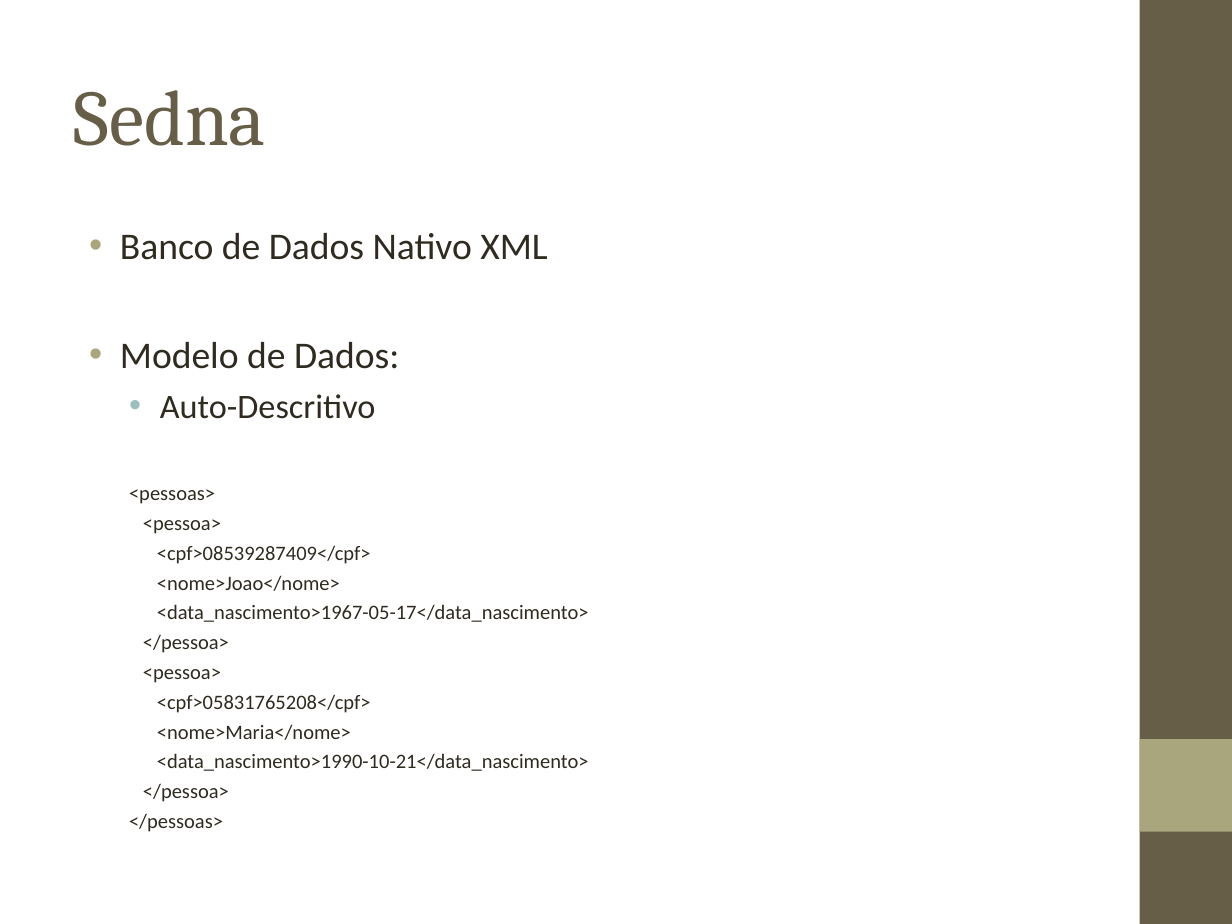
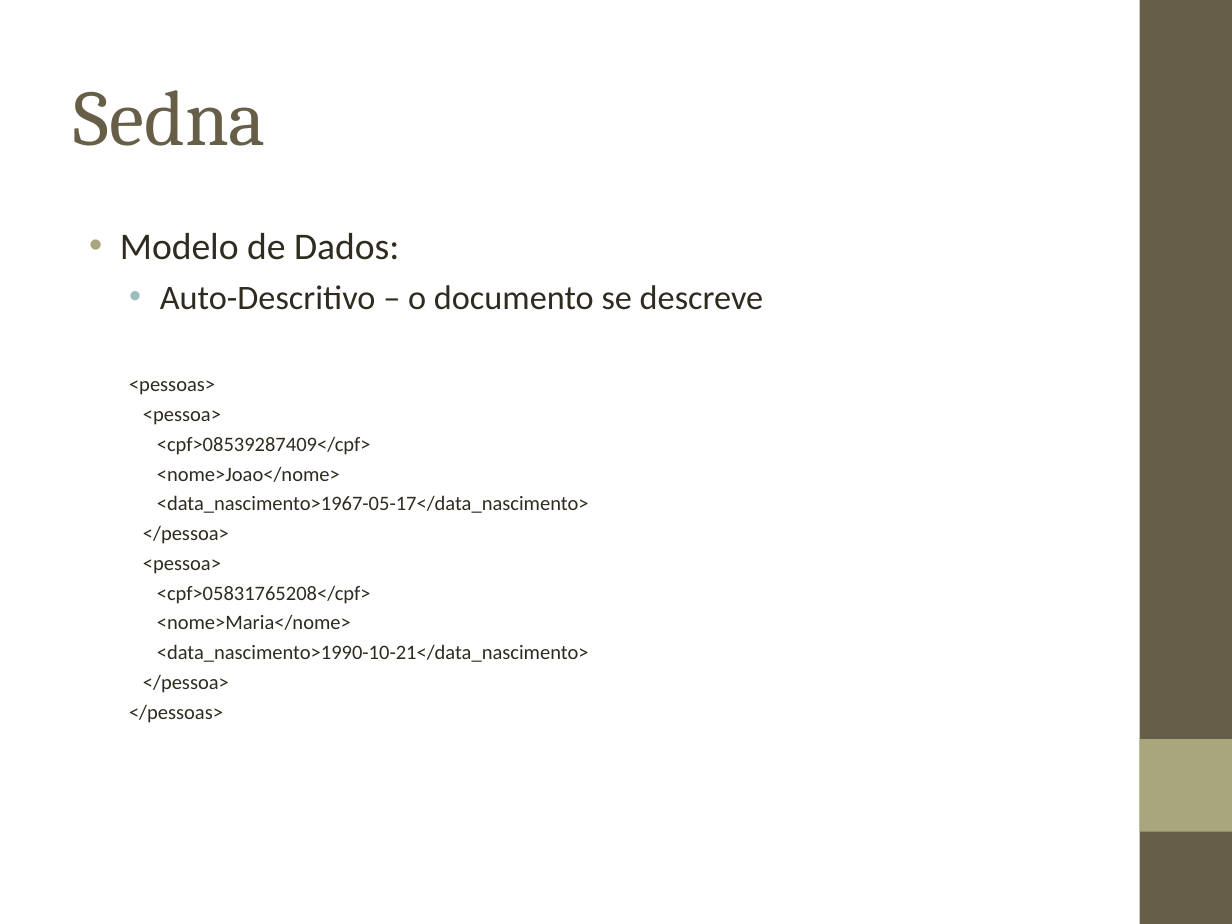
Before and after one commit to biacpaixao/Projeto_Final, a slide deck: slide 6 of apresentacao_projeto_final-v3.ppt (slide 5 before the commit). Drawn at 1232x924 pixels with LibreOffice and Linux fonts; fonts in the diff are those of the drawing; background and template pictures are left out. Boxes give left, top, right and bottom in pixels: in the first picture for what was removed or moved away, otherwise in the second. Text is boxed around its words. In the diff, an @@ line names an element or a change of style, - is before the commit and + after.

```diff
--- a/apresentacao_projeto_final-v3.ppt
+++ b/apresentacao_projeto_final-v3.ppt
@@ text at (x1=120, y1=233, x2=547, y2=260): paragraph removed @@
-• Banco de Dados Nativo XML
@@ text at (x1=160, y1=285, x2=764, y2=310): text changed @@
-  • Auto-Descritivo
+  • Auto-Descritivo – o documento se descreve
```
Also in this commit, not shown: 5 other slides changed, 1 slide added.
